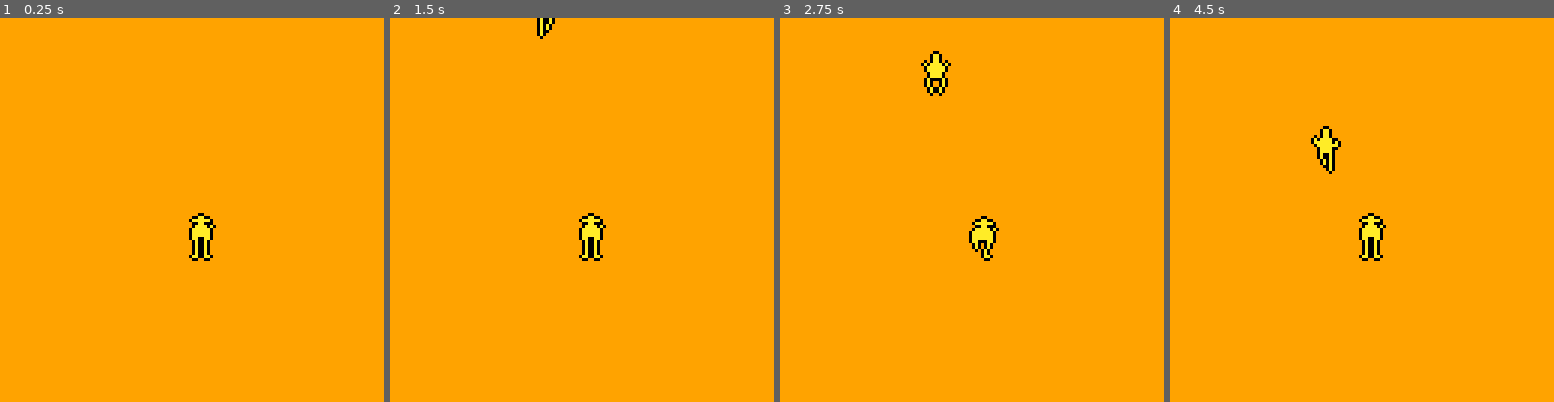
Above: before the commit, frames 1-4 (left to right).
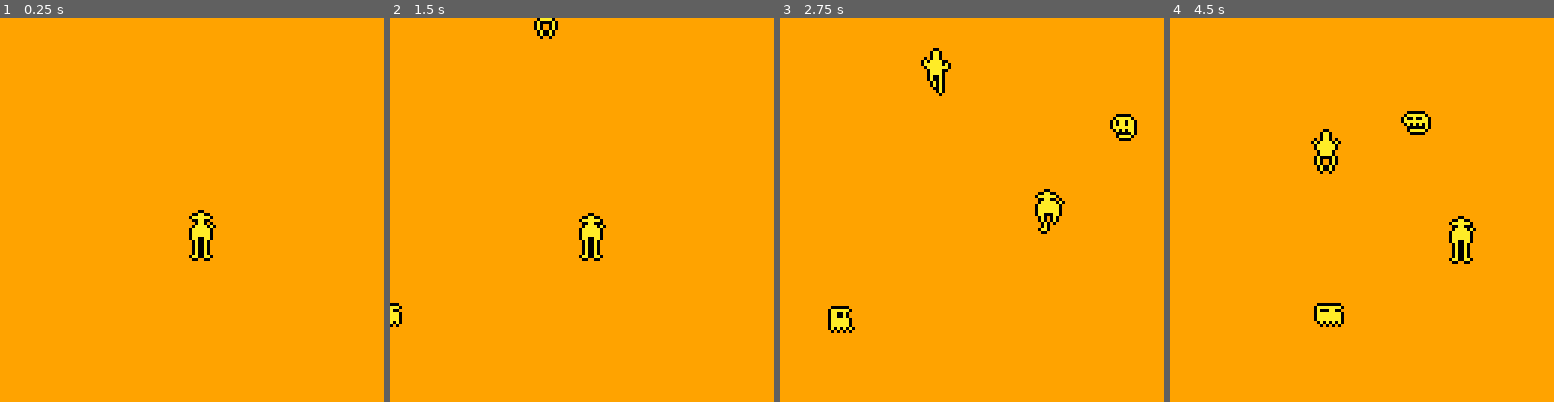
Above: after the commit, the same moments.

Repository: christopherstokes/auto-pistol-ghost-hunter
Game: PICO-8 cartridge auto-pistol-ghost-hunter.p8
Two runs of this game, one before a commit and one after it. Both use one fixed random seed, a clock stepped at 60 frames per second and the inputs below.
Inputs:
- Up to frame 1 (0.25 s): no input
- Up to frame 2 (1.5 s): no input
- Up to frame 3 (2.75 s): hold Right 1.6-2.1 s; hold Up 2.15-2.42 s; hold Right from 2.47 s (still down)
- Up to frame 4 (4.5 s): release Right at 3.03 s; hold Left 3.08-3.58 s; hold Down 3.63-3.97 s; hold Right from 4.02 s (still down)

The runs differ from the first frame. In frame 1, 0.1% of the frame differs, in the area x 49-56%, y 50-54%; in frame 2, 0.3%; in frame 3, 2.2%; in frame 4, 2.4%, in the area x 36-80%, y 24-81%.

Commit message:
add friction and test enemies

Diff:
--- a/auto-pistol-ghost-hunter.p8
+++ b/auto-pistol-ghost-hunter.p8
@@ -1,45 +1,58 @@
 pico-8 cartridge // http://www.pico-8.com
 version 18
 __lua__
--- main funcs
+--main funcs
 
 function _init()
 	tme=0
+
+	friction=0.95
 
 	-- directions
 	dirx={-1,1,0,0}
 	diry={0,0,-1,1}
 
-	-- player
-	pl_run=new_anim({2,3,2,4},10,1,2)
-	pl_idle=new_anim({1,2},10,1,2)
-	pl_flp=false
-
-	zmb_run=new_anim({34,35,36,35},10,1,2)
+	player_init()
+
+	zmb_run=new_anim({34,35,36,35},15,1,2)
 	zmb_x=48
 	zmb_y=-32
+
+	gst_run=new_anim({32,33})
+	gst_x=-32
+	gst_y=96
+
+	skl_run=new_anim({48,49})
+	skl_x=160
+	skl_y=32
 end
 
 function _update60()
-	upd_anim(pl_run)
+	upd_anim(pl.anims[pl.ca])
 	upd_anim(zmb_run)
+	upd_anim(gst_run)
+	upd_anim(skl_run)
 
 	zmb_y+=0.25
 	if(zmb_y>128)zmb_y=-32
 
-	if btnp(⬅️) then
-	 pl_flp=true
-	end
-	if btnp(➡️) then
-		pl_flp=false
-	end
+	gst_x+=0.30
+	if(gst_x>128)gst_x=-32
+
+	skl_x-=0.30
+	if(skl_x<-8)skl_x=160
+
+	pl.upd()
+
 	tme+=1
 end
 
 function _draw()
 	cls(9)
-	drw_anim(64,64,pl_run,pl_flp)
+	drw_anim(pl.x,pl.y,pl.anims[pl.ca],pl.flp)
 	drw_anim(zmb_x,zmb_y,zmb_run)
+	drw_anim(gst_x,gst_y,gst_run)
+	drw_anim(skl_x,skl_y,skl_run,true)
 end
 -->8
 --animations
@@ -57,8 +70,8 @@
 function	upd_anim(anim)
 	if tme%anim.t==0 then
 		anim.cf+=1
-		if(anim.cf>#anim.f)anim.cf=1
-	end
+	end
+	if(anim.cf>#anim.f)anim.cf=1
 end
 
 function drw_anim(_x,_y,_anim,_flp)
@@ -97,6 +108,7 @@
 function recycle_actor()
 end
 
+-- not sure
 function add_component()
 end
 
@@ -112,7 +124,11 @@
 chaser={}
 healer={}
 
-function mover.init()
+function mover.init(_a)
+	function	_a:move(dx,dy)
+		self.x+=dx
+		self.y+=dy
+	end
 end
 
 function exploder.init()
@@ -128,6 +144,58 @@
 end
 
 function healer.init()
+end
+-->8
+-- player
+function player_init()
+	pl={
+		x=64,
+		y=64,
+		spd=0.5,
+		acc=0.035,
+		dx=0,
+		dy=0,
+		anims={
+			idle=new_anim({1,2},15,1,2)
+			,move=new_anim({2,3,2,4},10,1,2)
+		},
+		ca="idle",
+		flp=false
+	}
+
+	mover.init(pl)
+
+	function pl.upd()
+		pl.dx*=friction
+		pl.dy*=friction
+
+		if btn(⬅️) then
+		 pl.flp=true
+		 pl.dx-=pl.acc
+		end
+		if btn(➡️) then
+			pl.flp=false
+			pl.dx+=pl.acc
+		end
+		if btn(⬆️) then
+			pl.dy-=pl.acc
+		end
+		if btn(⬇️) then
+			pl.dy+=pl.acc
+		end
+
+		if(pl.dx>pl.spd)pl.dx=pl.spd
+		if(pl.dx<-pl.spd)pl.dx=-pl.spd
+		if(pl.dy>pl.spd)pl.dy=pl.spd
+		if(pl.dy<-pl.spd)pl.dy=-pl.spd
+
+		if (pl.dy==0 and pl.dx==0) then
+			pl.ca="idle"
+		else
+			pl.ca="move"
+			pl:move(pl.dx,pl.dy)
+		end
+	end
 end
 __gfx__
 00000000000000000000000000000000000000000000000000000000000000000000000000000000000000000000000000000000000000000000000000000000
